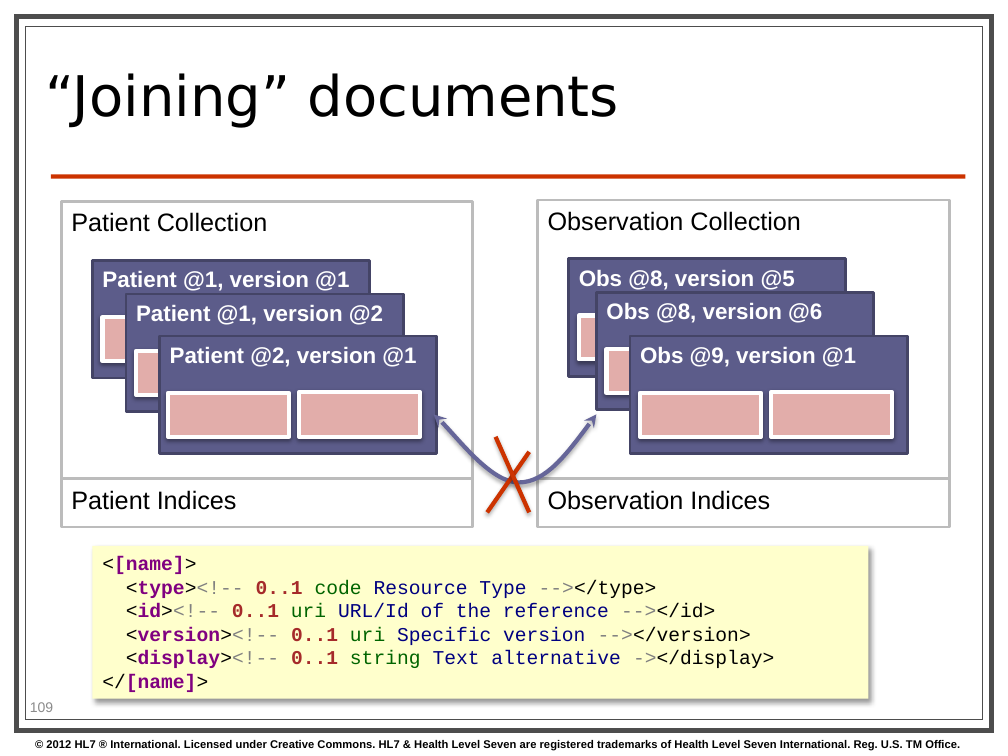
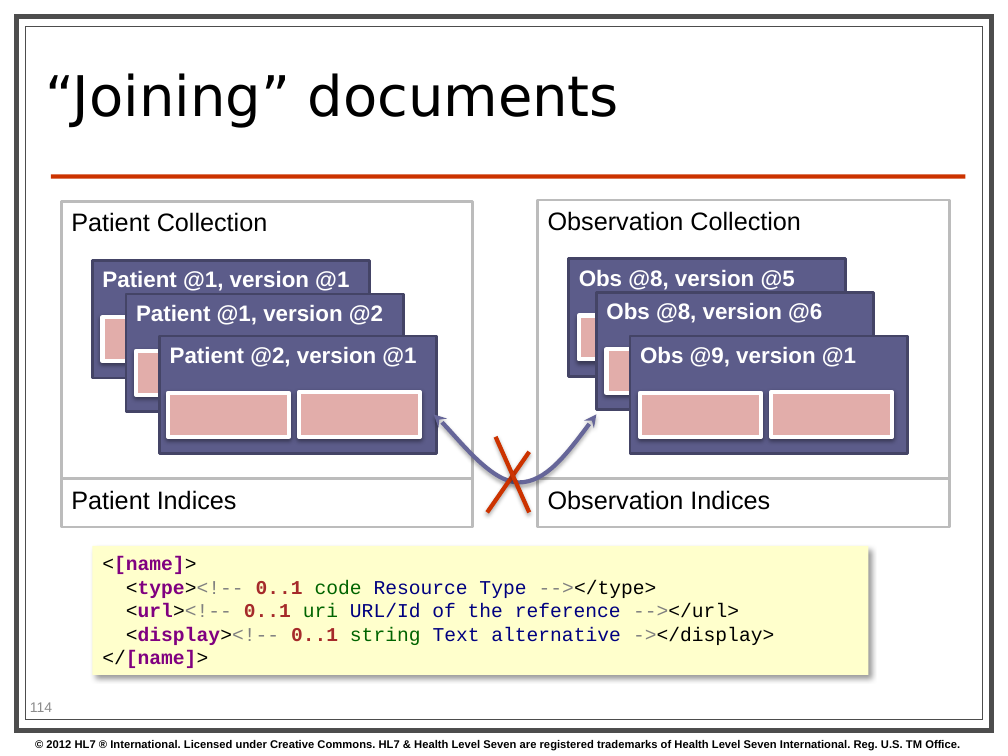
Before and after one commit to vista-novo/fhir, a slide deck: slide 114 of presentations/2013-05 Tutorials/201305 - Atlanta - FhirForDevelopersWGMTutorial.pptx (slide 109 before the commit). Drawn at 1008x756 pixels with LibreOffice and Linux fonts; fonts in the diff are those of the drawing; background and template pictures are left out. Boxes give left, top, right and bottom in pixels: in the first picture for what was removed or moved away, otherwise in the second. Text is boxed around its words. In the diff, an @@ line names an element or a change of style, - is before the commit and + after.

```diff
--- a/presentations/2013-05 Tutorials/201305 - Atlanta - FhirForDevelopersWGMTutorial.pptx
+++ b/presentations/2013-05 Tutorials/201305 - Atlanta - FhirForDevelopersWGMTutorial.pptx
@@ rectangle "<[name]> <type><!-- 0..1 code Resource ...": place and size @@
-rectangle "<[name]> <type><!-- 0..1 code Resource ..." at [93,546,869,699]
+rectangle "<[name]> <type><!-- 0..1 code Resource ..." at [93,546,869,675]
@@ text in rectangle at [102,556,739,618]: text changed @@
-<[name]>
-<type><!-- 0..1 code Resource Type --></type>
-<id><!-- 0..1 uri URL/Id of the reference --></id>
-<version><!-- 0..1 uri Specific version --></version>
+<[name]>
+<type><!-- 0..1 code Resource Type --></type>
+<url><!-- 0..1 uri URL/Id of the reference --></url>
@@ page number at [30,702,52,712]: text changed @@
-109
+114
```
Also in this commit, not shown: 14 other slides changed, 4 slides added, 1 slide removed.
